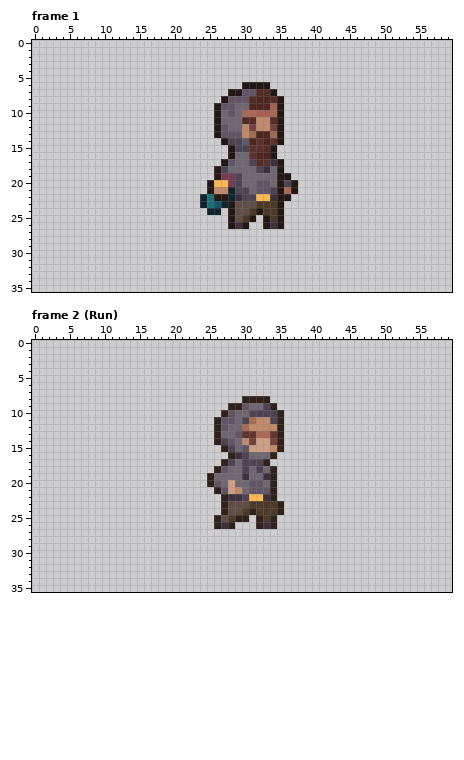
Two states of a pixel-art file, resources/art/raw/character_animations/hugo.aseprite. That is the earlier state.
60x36 pixels, 54 frames. Colours within 5 levels of each other are drawn and written as one. Shown: frame 1, frame 2 (Run). The commit also changed other frames, which this record leaves out.
After:
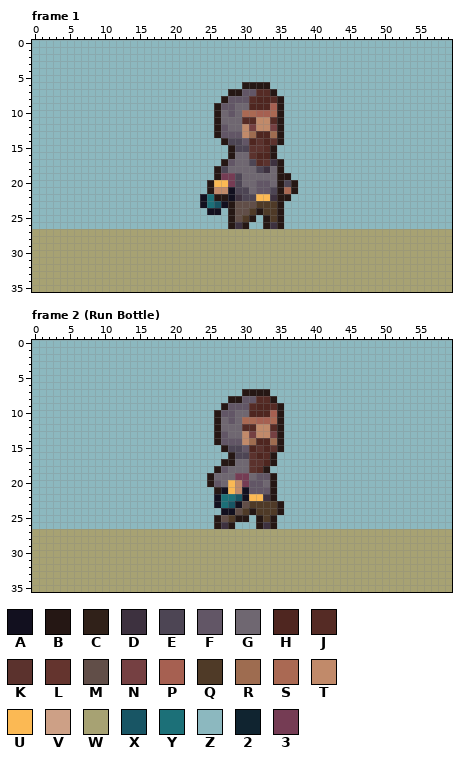
Palette (. is transparent): A #12101f  B #251714  C #302119  D #3d313f  E #4d4554  F #625666  G #6f6771  H #4f2620  J #552b25  K #5b322d  L #64342e  M #614e48  N #754042  P #a66051  Q #4f3a27  R #9e6c50  S #aa6953  T #c18a6a  U #fbb954  V #cda086  W #a7a273  X #185564  Y #1c7078  Z #8cb8bf  2 #102430  3 #753c54
Message: add hugo animations and wait to die
Change:
layer "bg" now shown
Frame 1, layers "Layer 2", "bg":
y 0..5: x 0..59 ............................................................ -> ZZZZZZZZZZZZZZZZZZZZZZZZZZZZZZZZZZZZZZZZZZZZZZZZZZZZZZZZZZZZ
y 6: x 0..29 .............................. -> ZZZZZZZZZZZZZZZZZZZZZZZZZZZZZZ; x 34..59 .......................... -> ZZZZZZZZZZZZZZZZZZZZZZZZZZ
y 7: x 0..27 ............................ -> ZZZZZZZZZZZZZZZZZZZZZZZZZZZZ; x 35..59 ......................... -> ZZZZZZZZZZZZZZZZZZZZZZZZZ
y 8: x 0..26 ........................... -> ZZZZZZZZZZZZZZZZZZZZZZZZZZZ; x 36..59 ........................ -> ZZZZZZZZZZZZZZZZZZZZZZZZ
y 9..13: x 0..25 .......................... -> ZZZZZZZZZZZZZZZZZZZZZZZZZZ; x 36..59 ........................ -> ZZZZZZZZZZZZZZZZZZZZZZZZ
y 14: x 0..26 ........................... -> ZZZZZZZZZZZZZZZZZZZZZZZZZZZ; x 36..59 ........................ -> ZZZZZZZZZZZZZZZZZZZZZZZZ
y 15..16: x 0..27 ............................ -> ZZZZZZZZZZZZZZZZZZZZZZZZZZZZ; x 35..59 ......................... -> ZZZZZZZZZZZZZZZZZZZZZZZZZ
y 17: x 0..26 ........................... -> ZZZZZZZZZZZZZZZZZZZZZZZZZZZ; x 36..59 ........................ -> ZZZZZZZZZZZZZZZZZZZZZZZZ
y 18: x 0..25 .......................... -> ZZZZZZZZZZZZZZZZZZZZZZZZZZ; x 36..59 ........................ -> ZZZZZZZZZZZZZZZZZZZZZZZZ
y 19: x 0..25 .......................... -> ZZZZZZZZZZZZZZZZZZZZZZZZZZ; x 37..59 ....................... -> ZZZZZZZZZZZZZZZZZZZZZZZ
y 20: x 0..24 ......................... -> ZZZZZZZZZZZZZZZZZZZZZZZZZ; x 38..59 ...................... -> ZZZZZZZZZZZZZZZZZZZZZZ
y 21: x 0..24 ......................... -> ZZZZZZZZZZZZZZZZZZZZZZZZZ; x 28 2 -> A; x 38..59 ...................... -> ZZZZZZZZZZZZZZZZZZZZZZ
y 22: x 0..24 ........................2 -> ZZZZZZZZZZZZZZZZZZZZZZZZA; x 28 2 -> A; x 37..59 ....................... -> ZZZZZZZZZZZZZZZZZZZZZZZ
y 23: x 0..24 ........................2 -> ZZZZZZZZZZZZZZZZZZZZZZZZA; x 27 2 -> A; x 36..59 ........................ -> ZZZZZZZZZZZZZZZZZZZZZZZZ
y 24: x 0..27 .........................22. -> ZZZZZZZZZZZZZZZZZZZZZZZZZAAZ; x 36..59 ........................ -> ZZZZZZZZZZZZZZZZZZZZZZZZ
y 25: x 0..27 ............................ -> ZZZZZZZZZZZZZZZZZZZZZZZZZZZZ; x 32 . -> Z; x 36..59 ........................ -> ZZZZZZZZZZZZZZZZZZZZZZZZ
y 26: x 0..27 ............................ -> ZZZZZZZZZZZZZZZZZZZZZZZZZZZZ; x 31..32 .. -> ZZ; x 36..59 ........................ -> ZZZZZZZZZZZZZZZZZZZZZZZZ
y 27..35: x 0..59 ............................................................ -> WWWWWWWWWWWWWWWWWWWWWWWWWWWWWWWWWWWWWWWWWWWWWWWWWWWWWWWWWWWW
Frame 2 (Run Bottle):
y 0..6: x 0..59 ............................................................ -> ZZZZZZZZZZZZZZZZZZZZZZZZZZZZZZZZZZZZZZZZZZZZZZZZZZZZZZZZZZZZ
y 7: x 0..59 ............................................................ -> ZZZZZZZZZZZZZZZZZZZZZZZZZZZZZZBBBBZZZZZZZZZZZZZZZZZZZZZZZZZZ
y 8: x 0..59 ..............................CCCC.......................... -> ZZZZZZZZZZZZZZZZZZZZZZZZZZZZBBFFJJBZZZZZZZZZZZZZZZZZZZZZZZZZ
y 9: x 0..29 ............................CC -> ZZZZZZZZZZZZZZZZZZZZZZZZZZZBFF; x 31..59 GGEC......................... -> JHHJBZZZZZZZZZZZZZZZZZZZZZZZZ
y 10: x 0..27 ...........................C -> ZZZZZZZZZZZZZZZZZZZZZZZZZZBF; x 31..59 EEEEC........................ -> HHHPBZZZZZZZZZZZZZZZZZZZZZZZZ
y 11: x 0..27 ..........................CF -> ZZZZZZZZZZZZZZZZZZZZZZZZZZBG; x 30 E -> S; x 32..59 TTEC........................ -> PPSBZZZZZZZZZZZZZZZZZZZZZZZZ
y 12: x 0..27 ..........................CF -> ZZZZZZZZZZZZZZZZZZZZZZZZZZBG; x 30..31 ST -> JJ; x 34..59 TC........................ -> JBZZZZZZZZZZZZZZZZZZZZZZZZ
y 13: x 0..27 ..........................CG -> ZZZZZZZZZZZZZZZZZZZZZZZZZZBF; x 29..59 FLLSSLC........................ -> GTNTTNBZZZZZZZZZZZZZZZZZZZZZZZZ
y 14: x 0..27 ..........................CE -> ZZZZZZZZZZZZZZZZZZZZZZZZZZBF; x 29 G -> F; x 31..59 NVVNC........................ -> RHHRBZZZZZZZZZZZZZZZZZZZZZZZZ
y 15: x 0..27 ...........................C -> ZZZZZZZZZZZZZZZZZZZZZZZZZZZB; x 29 G -> E; x 31..59 VVVTC........................ -> HKHKBZZZZZZZZZZZZZZZZZZZZZZZZ
y 16: x 0..29 ............................CD -> ZZZZZZZZZZZZZZZZZZZZZZZZZZZZBE; x 31..59 GGGC......................... -> KHJBZZZZZZZZZZZZZZZZZZZZZZZZZ
y 17: x 0..28 ...........................CE -> ZZZZZZZZZZZZZZZZZZZZZZZZZZZBB; x 30..59 EEEC.......................... -> GKKHBZZZZZZZZZZZZZZZZZZZZZZZZZ
y 18: x 0..26 ..........................C -> ZZZZZZZZZZZZZZZZZZZZZZZZZZB; x 30..59 EGEGC......................... -> GKJBZZZZZZZZZZZZZZZZZZZZZZZZZZ
y 19: x 0..25 .........................C -> ZZZZZZZZZZZZZZZZZZZZZZZZZB; x 29..30 GD -> 33; x 32..59 GDC......................... -> FFBZZZZZZZZZZZZZZZZZZZZZZZZZ
y 20: x 0..25 .........................C -> ZZZZZZZZZZZZZZZZZZZZZZZZZB; x 28..30 VGG -> UT3; x 34..59 C......................... -> BZZZZZZZZZZZZZZZZZZZZZZZZZ
y 21: x 0..28 ..........................CFV -> ZZZZZZZZZZZZZZZZZZZZZZZZZZBAU; x 30 G -> A; x 34..59 C......................... -> BZZZZZZZZZZZZZZZZZZZZZZZZZ
y 22: x 0..30 ...........................CDDE -> ZZZZZZZZZZZZZZZZZZZZZZZZZZAYYXA; x 34..59 C......................... -> BZZZZZZZZZZZZZZZZZZZZZZZZZ
y 23: x 0..29 ...........................CMM -> ZZZZZZZZZZZZZZZZZZZZZZZZZZAYXA; x 35..59 C........................ -> BZZZZZZZZZZZZZZZZZZZZZZZZ
y 24: x 0..28 ...........................CM -> ZZZZZZZZZZZZZZZZZZZZZZZZZZZAA; x 31 C -> B; x 35..59 C........................ -> BZZZZZZZZZZZZZZZZZZZZZZZZ
y 25: x 0..26 ..........................C -> ZZZZZZZZZZZZZZZZZZZZZZZZZZB; x 29..32 CC.C -> BBZB; x 34..59 C......................... -> BZZZZZZZZZZZZZZZZZZZZZZZZZ
y 26: x 0..26 ..........................C -> ZZZZZZZZZZZZZZZZZZZZZZZZZZB; x 28..32 C...C -> BZZZB; x 34..59 C......................... -> BZZZZZZZZZZZZZZZZZZZZZZZZZ
y 27..35: x 0..59 ............................................................ -> WWWWWWWWWWWWWWWWWWWWWWWWWWWWWWWWWWWWWWWWWWWWWWWWWWWWWWWWWWWW
